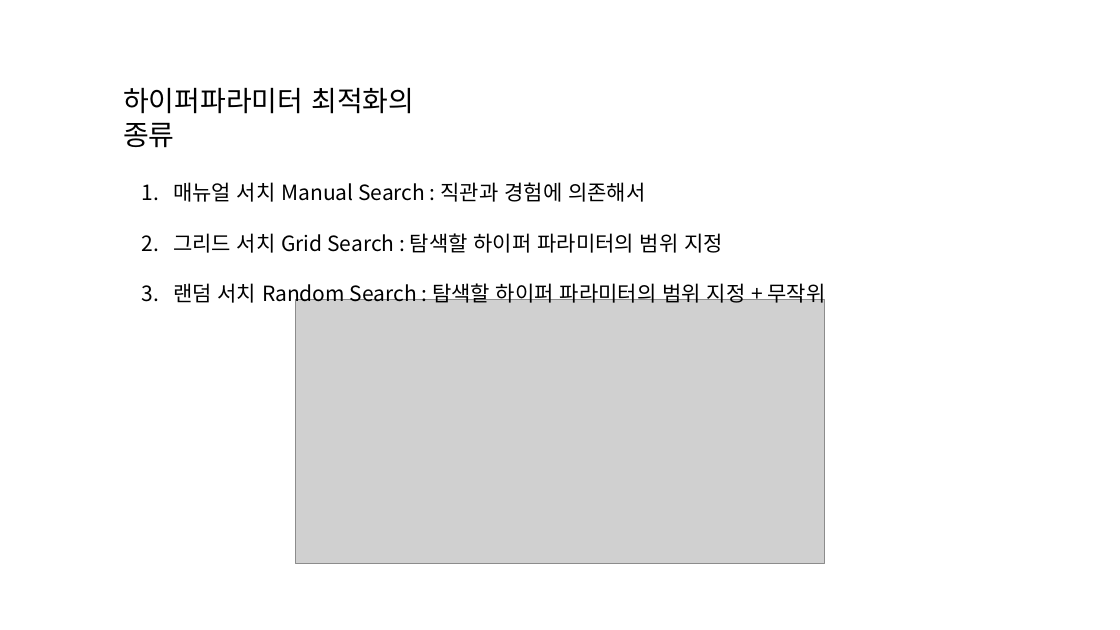
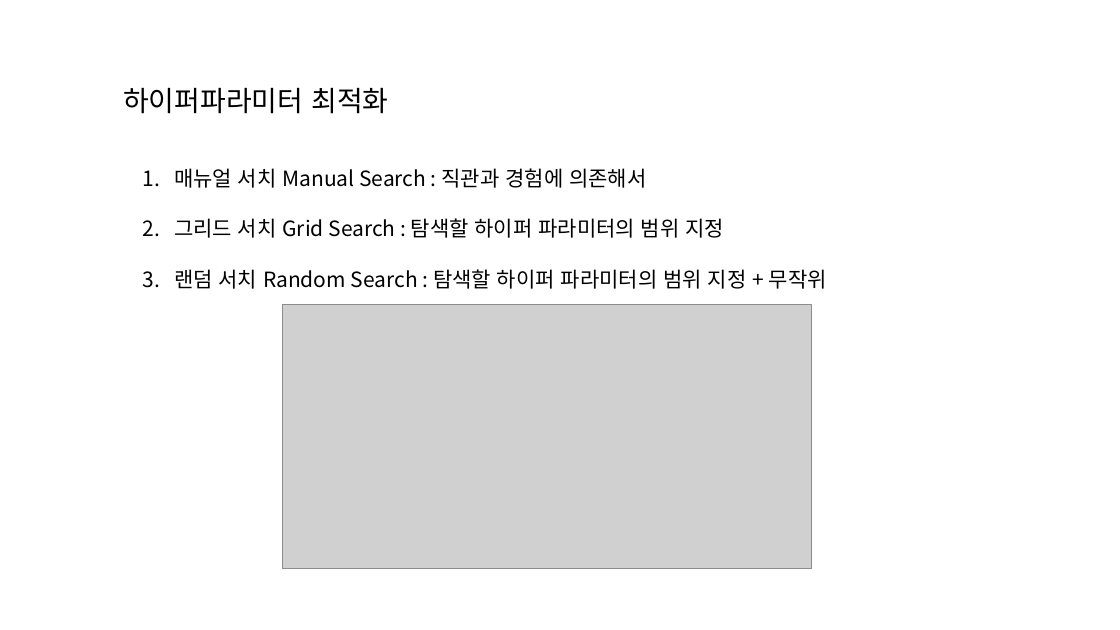
Before and after one commit to lsj7087/22.09-23.08_Baf_Management, a slide deck: slide 9 of 220924_session3/220924_세션3_모델평가_하이퍼파라미터튜닝.pptx (slide 8 before the commit). Drawn at 1120x630 pixels with LibreOffice and Linux fonts; fonts in the diff are those of the drawing; grey boxes stand for pictures; background and template pictures are left out. Boxes give left, top, right and bottom in pixels: in the first picture for what was removed or moved away, otherwise in the second. Text is boxed around its words. In the diff, an @@ line names an element or a change of style, - is before the commit and + after.

```diff
--- a/220924_session3/220924_세션3_모델평가_하이퍼파라미터튜닝.pptx
+++ b/220924_session3/220924_세션3_모델평가_하이퍼파라미터튜닝.pptx
@@ text at [123, 87, 388, 114]: text changed @@
-하이퍼파라미터 최적화의 종류
+하이퍼파라미터 최적화
@@ text "매뉴얼 서치 Manual Search : ...": place and size @@
-text "매뉴얼 서치 Manual Search : ..." at [173, 182, 826, 306]
+text "매뉴얼 서치 Manual Search : ..." at [174, 168, 827, 289]
@@ picture: place and size @@
-picture at [296, 300, 824, 565]
+picture at [283, 304, 812, 569]
```
Also in this commit, not shown: 2 other slides changed, 1 slide added, 1 other file.
